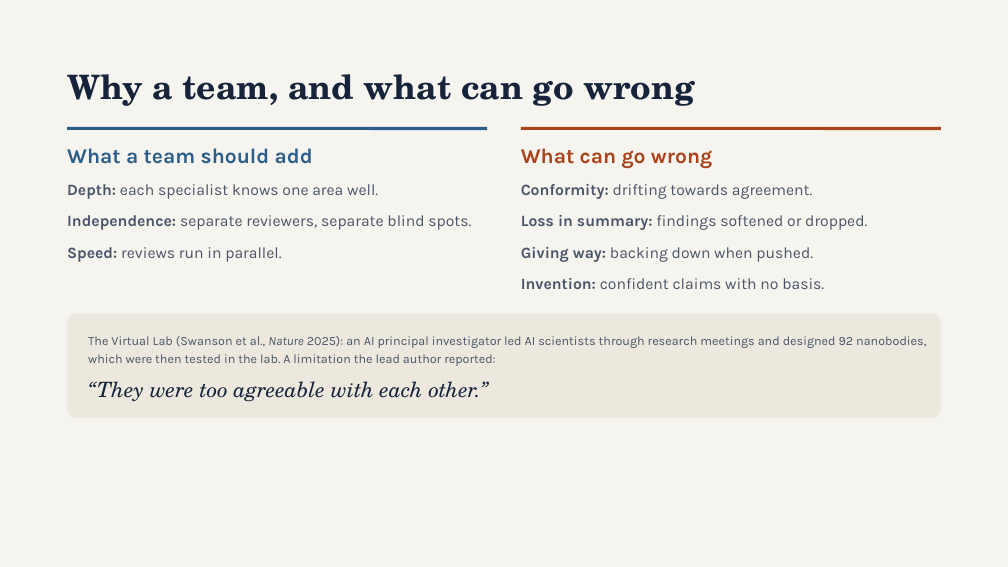
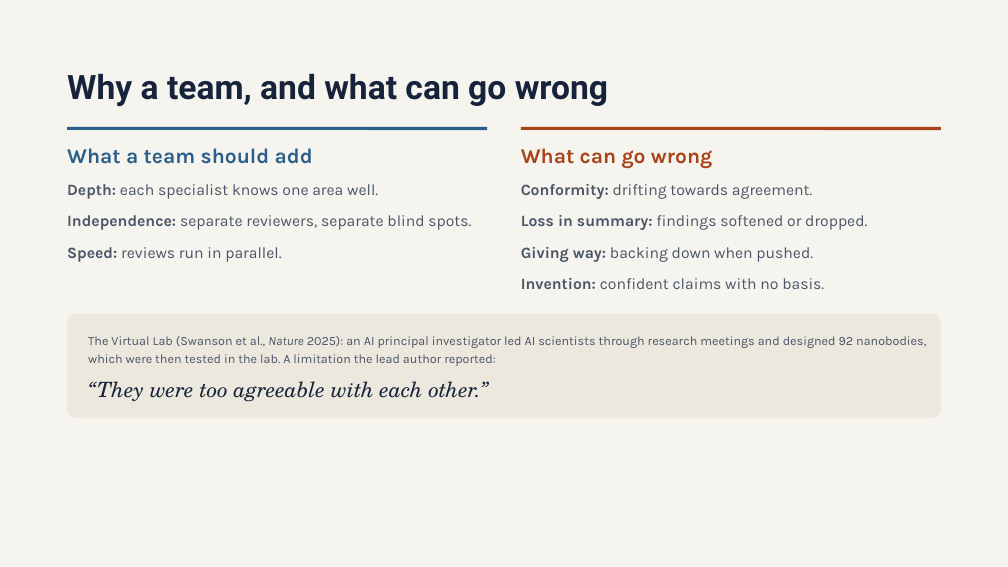
Before and after one commit to nicholas-owen/DMP-Agentic-RDM-Demo, a slide deck: slide 4 of Agents as a Review Panel.pptx. Drawn at 1008x567 pixels with LibreOffice and Linux fonts; fonts in the diff are those of the drawing. Boxes give left, top, right and bottom in pixels: in the first picture for what was removed or moved away, otherwise in the second. Text is boxed around its words. In the diff, an @@ line names an element or a change of style, - is before the commit and + after.

```diff
--- a/Agents as a Review Panel.pptx
+++ b/Agents as a Review Panel.pptx
@@ title "Why a team, and what ..." at (67,73,608,106): font TeX Gyre Schola to Roboto @@
```
Also in this commit, not shown: 22 other slides changed, 3 other files.
